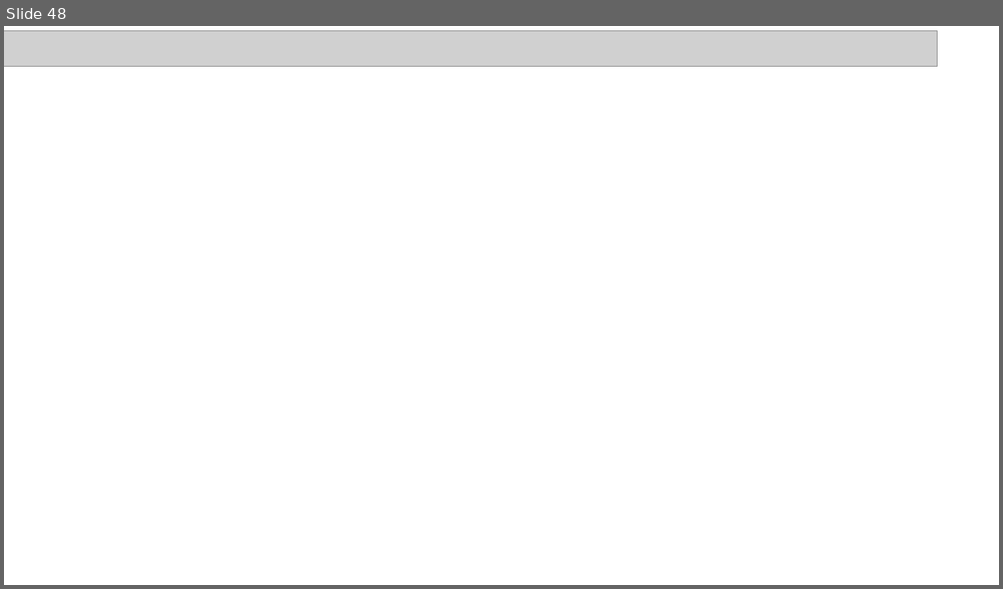
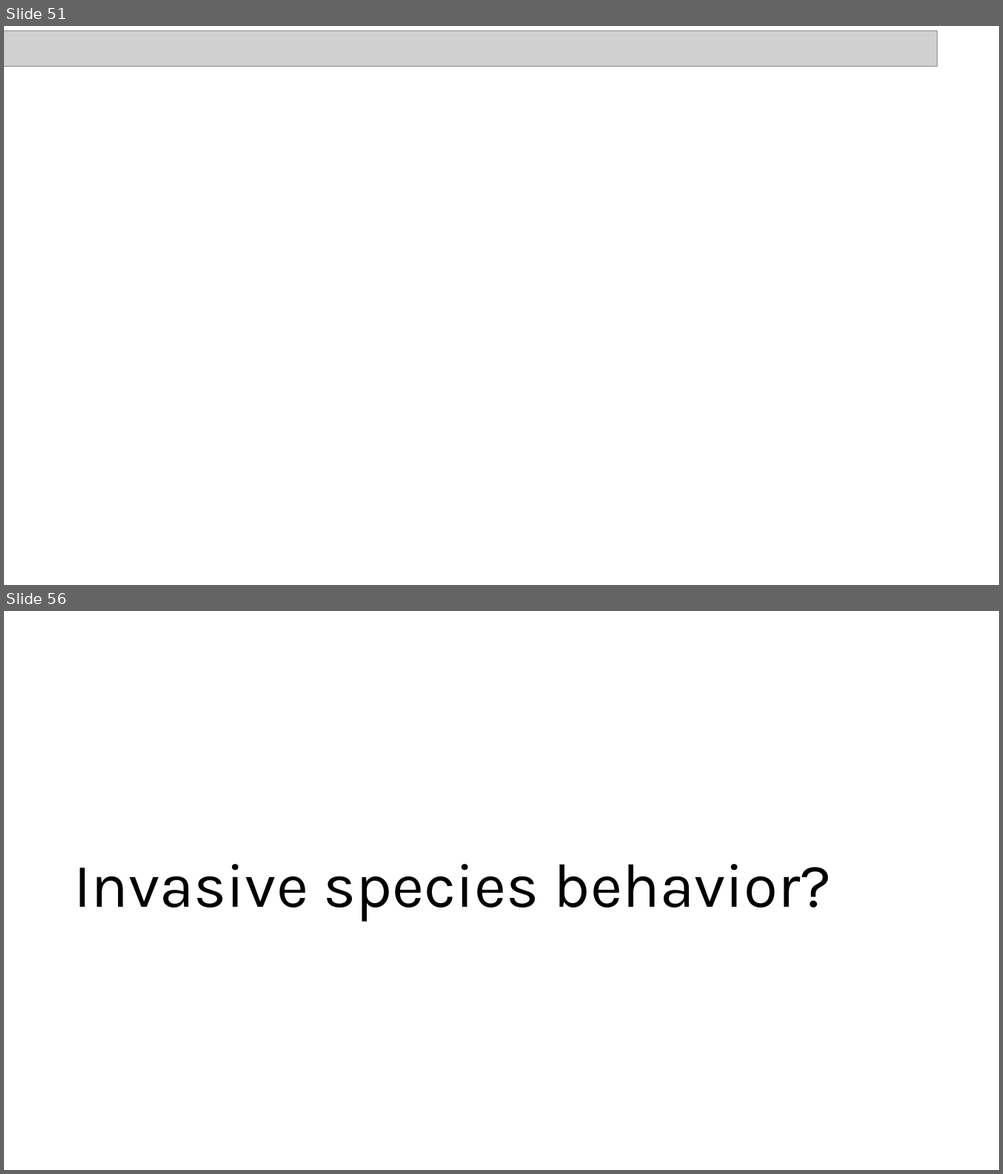
Before and after one commit to ccsosa/SDM_2026_2, a slide deck: 007_Climate_change/CLIMATE_CHANGE.pptx. Shown one above the other, each under a label of ours: slide 48 before the commit, slides 51 and 56 after it; the slides between them are not shown. The pictures are 1003x589 and 1003x1174 pixels, drawn with LibreOffice and Linux fonts; fonts in the diff are those of the drawing; grey boxes stand for pictures; background and template pictures are left out. Boxes give left, top, right and bottom in pixels: in the first picture for what was removed or moved away, otherwise in the second. Text is boxed around its words. In the diff, an @@ line names an element or a change of style, - is before the commit and + after.

```diff
--- a/007_Climate_change/CLIMATE_CHANGE.pptx
+++ b/007_Climate_change/CLIMATE_CHANGE.pptx
@@ slide 56 added at (4,611,999,1170), background #FFFFFF @@
@@ title added at (74,864,831,922), 60 pt, text #000000 @@
+Invasive species behavior?
@@ what was slide 48 is now slide 51 @@
```
Also in this commit, not shown: 7 other slides added, 3 slides removed, 5 other files.
